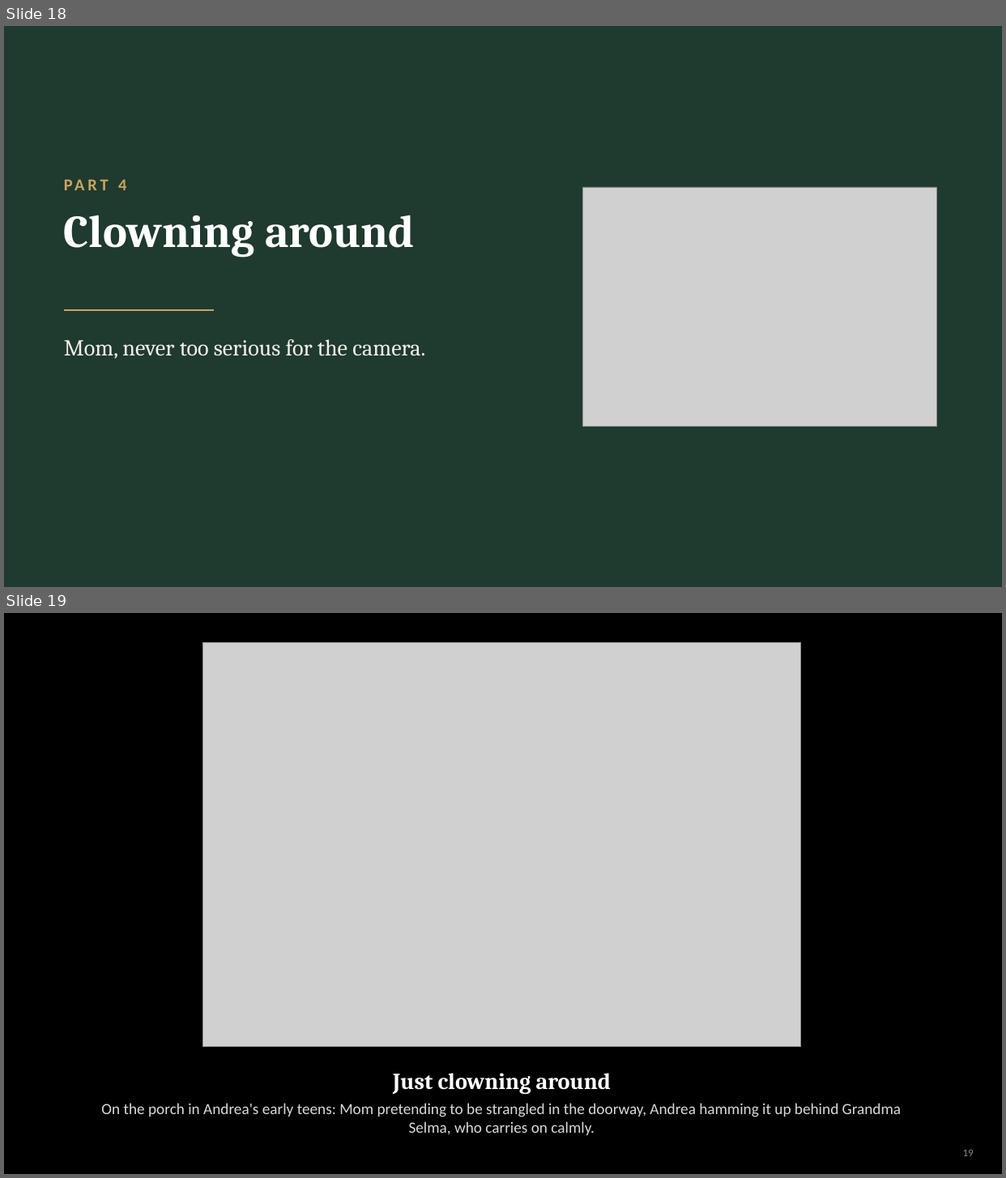
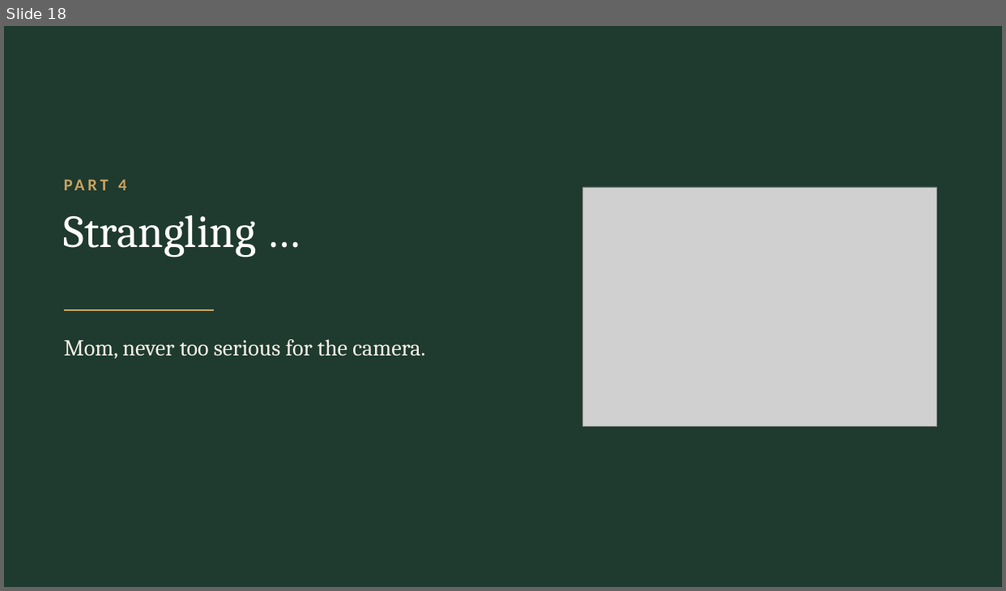
Before and after one commit to arrestle/bobbie-memorial, a slide deck: For Phillip/phillip-slides.pptx. Shown one above the other, each under a label of ours: slides 18 and 19 before the commit, slide 18 after it. The pictures are 1006x1178 and 1006x591 pixels, drawn with LibreOffice and Linux fonts; fonts in the diff are those of the drawing; grey boxes stand for pictures. Boxes give left, top, right and bottom in pixels: in the first picture for what was removed or moved away, otherwise in the second. Text is boxed around its words. In the diff, an @@ line names an element or a change of style, - is before the commit and + after.

```diff
--- a/For Phillip/phillip-slides.pptx
+++ b/For Phillip/phillip-slides.pptx
@@ slide 19 removed at [4, 613, 1002, 1174], background #000000 @@
@@ picture removed at [202, 643, 800, 1047] @@
@@ text removed at [393, 1073, 611, 1095] @@
-Just clowning around
@@ text removed at [101, 1103, 901, 1135] @@
-On the porch in Andrea's early teens: Mom pretending to be strangled in the doorway, Andrea hamming it up behind Grandma Selma, who carries on calmly.
@@ page number removed at [963, 1150, 974, 1157] @@
-19
@@ slide 18 changed as well @@
@@ text removed at [64, 215, 415, 257] @@
-Clowning around
@@ text added at [64, 216, 256, 257], 44 pt, text #FFFFFF @@
+Strangling …
```
Also in this commit, not shown: 17 other slides changed, 2 slides added, 1 other slide removed.
